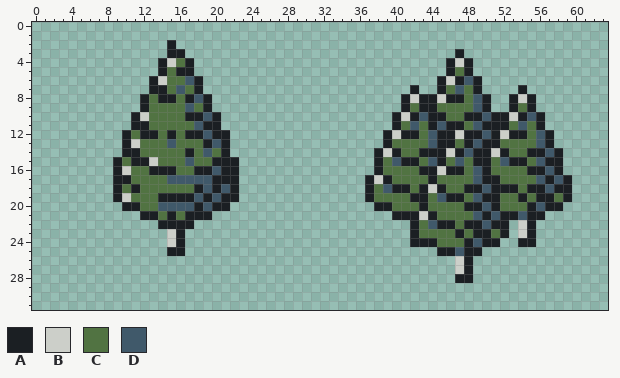
One commit to this pixel-art sprite: res/img/trees.png. The picture above was drawn from the file before the commit.
The file is 64x32 pixels.
Palette (. is transparent): A #1b1f23  B #cccfc9  C #517342  D #40596a
Pixels before, first column x 9:
 2 ......A............................................
 3 ......AA..............................A............
 4 .....ABCA............................ABA...........
 5 .....ACAA............................ACA...........
 6 ....ABCCDA..........................ABADA..........
 7 ....AACDCA.......................A..ACDCA....A.....
 8 ...ACAACADA.....................ABAABAACDA..ABA....
 9 ...ACCCCDCA.....................ACAACCCCDA..ACA....
10 ..ABCCCCAADA...................ABADAACCAADAABADA...
11 ..AACCCCCDAA...................ACDCADAACDAAACDCA...
12 .ACAACACAADAA.................ABAACDAABAADABAACDA..
13 .ABCCCDCCCADA.................ACCCCDAACADAACCCCDA..
14 .AACCCCCACDCA................ABACCAAABADAABACCAADA.
15 ACAABCCCDCCAAA...............ACDAACDACDCAACDAACDAA.
16 ABCCAAACCAADAA...............ACCCCAABAACDACCCCAADA.
17 AACCCCDDDDDAAA..............ABACCCCACCCCDAACCCCDADA
18 ACACCCCCCADADA..............ACDAACABACCAADAAACAADAA
19 ABCCCAAAADADAA..............ACCCCAACDAACDAACCACAACA
20 .AACCDDDDADAA................AACCCACCCCAADACCCADAA.
21 ...AACACAAA....................AAABACCCCDADAADAA...
22 .....AAAA........................ACDAACAADAA.BA....
23 ......BA.........................ACCCCACAACA.BA....
24 ......BA.........................AAACCCADAA..AA....
25 ......AA............................AADAA..........
26 ......................................BA...........
27 ......................................BA...........
28 ......................................AA...........
After:
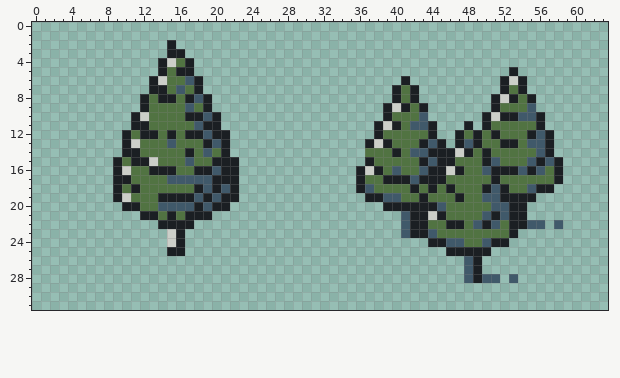
Change:
Changed rows in their new state; - is an unchanged pixel.
first column x 36:
 3 -----------.------------
 4 ----------...-----------
 5 ----------...----A------
 6 -----A---.....--ABA-----
 7 ----AC---.....--AC------
 8 ----ACA........AB-C-----
 9 ---AB---.......ACC-D----
10 ---ACCC-......AB-AD-----
11 --AB---D-...A.-CC-C-----
12 --ACCCC-A..AC-C-CCCA----
13 -AB----A--.ADACCAA-D----
14 -CCC--DD--ABAC-CC--CDA.-
15 -AC-CCCA--AC-C-DCCCDAD--
16 AB--D--D-AB--CDAAAD-DC--
17 ACC-AADA-A---CC-----CCA.
18 AD-CCCACACA-CCAD-C-D-A..
19 --ADD-C--CC--CDDAA-A....
20 --.-AAA-AD--CCCDDAA....-
21 ----.D-ABA---CDAD-A..---
22 -----D-ACC-ACDADCAADD-D-
23 -----D-AD--C-CC-CA..----
24 ------..-ADDCCD-A-..----
25 ---------.-A--A---------
26 -----------.DA----------
27 -----------.DA----------
28 -----------.DADD-D------
Changed places in both pictures, as pixel boxes (x1, y1, x2, y2):
changed: (356, 49, 572, 283)
